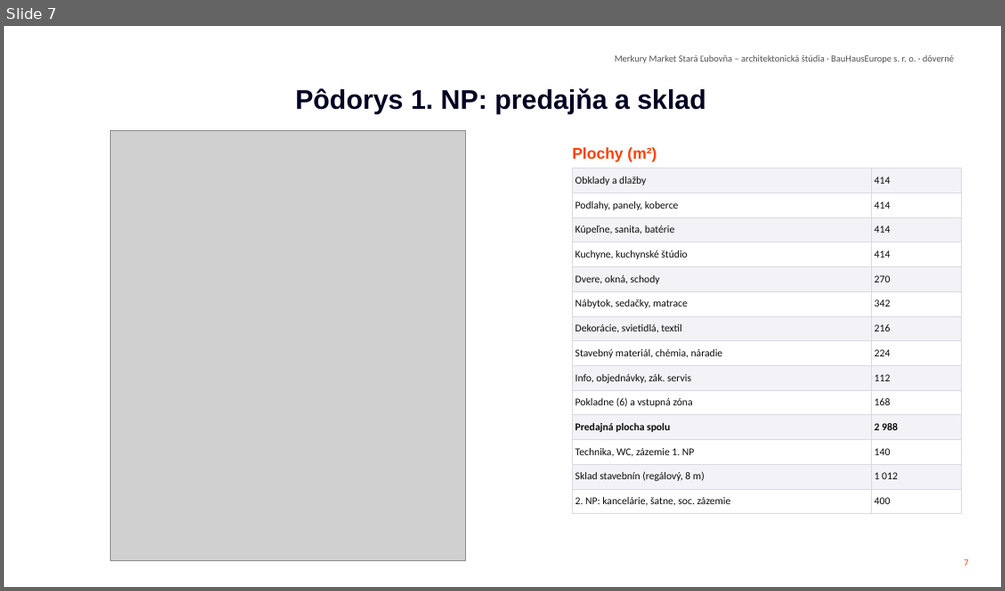
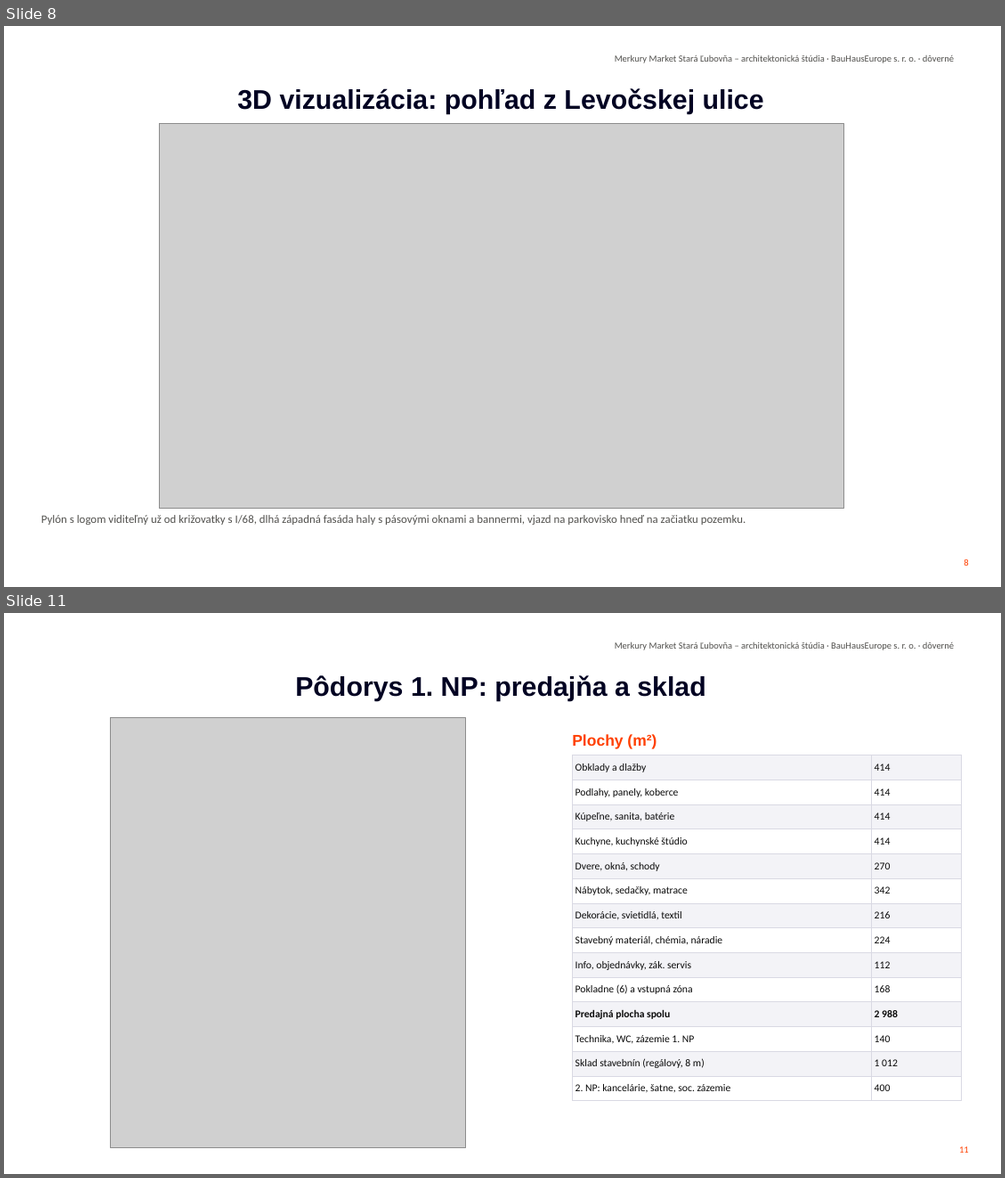
Before and after one commit to Lubo585/Lubo585, a slide deck: business-plan/studia-merkury-market/Studia_predajne_Merkury_Market_Stara_Lubovna_SK.pptx. Shown one above the other, each under a label of ours: slide 7 before the commit, slides 8 and 11 after it; the slides between them are not shown. The pictures are 1005x591 and 1005x1178 pixels, drawn with LibreOffice and Linux fonts; fonts in the diff are those of the drawing; grey boxes stand for pictures; background and template pictures are left out. Boxes give left, top, right and bottom in pixels: in the first picture for what was removed or moved away, otherwise in the second. Text is boxed around its words. In the diff, an @@ line names an element or a change of style, - is before the commit and + after.

```diff
--- a/business-plan/studia-merkury-market/Studia_predajne_Merkury_Market_Stara_Lubovna_SK.pptx
+++ b/business-plan/studia-merkury-market/Studia_predajne_Merkury_Market_Stara_Lubovna_SK.pptx
@@ slide 8 added at bbox=[4, 26, 1001, 587], background #FFFFFF; not listed: 1 template element that a slide beside it also shows @@
@@ title added at bbox=[237, 88, 764, 114], 26 pt, text #010222, bold @@
+3D vizualizácia: pohľad z Levočskej ulice
@@ picture added at bbox=[159, 123, 844, 508] @@
@@ text added at bbox=[41, 515, 745, 524], 11 pt, text #52514E @@
+Pylón s logom viditeľný už od križovatky s I/68, dlhá západná fasáda haly s pásovými oknami a bannermi, vjazd na parkovisko hneď na začiatku pozemku.
@@ page number added at bbox=[963, 559, 968, 565], 9 pt, text #FF4000 @@
+8
@@ what was slide 7 is now slide 11 @@
@@ page number at bbox=[959, 1146, 969, 1152]: text changed @@
-7
+11
```
Also in this commit, not shown: 2 slides changed, 6 other slides added, 1 slide removed, 11 other files.
